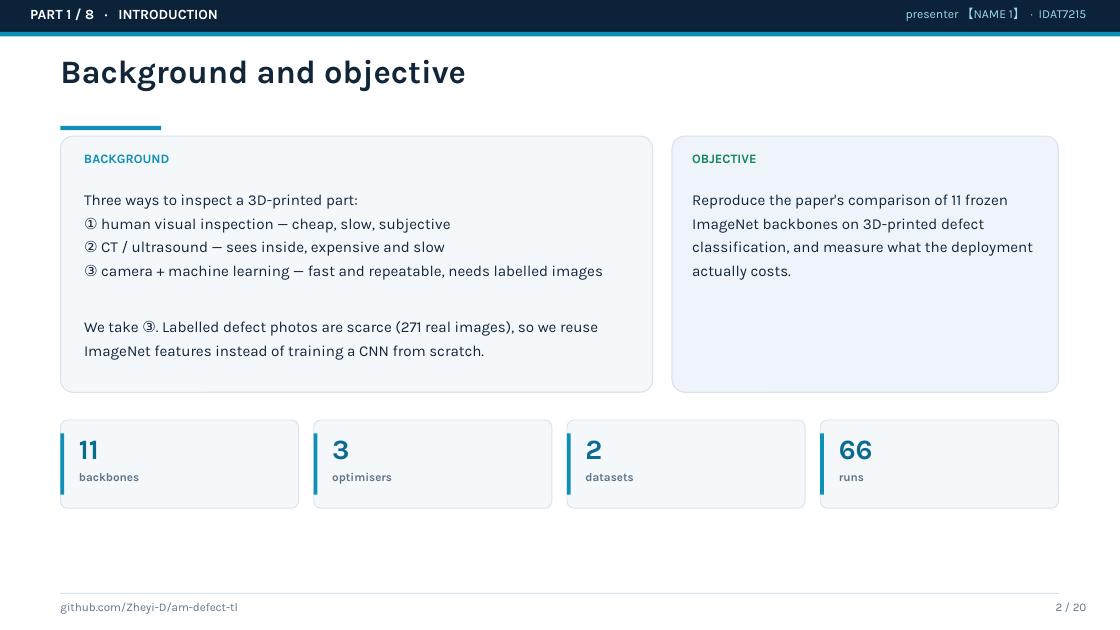
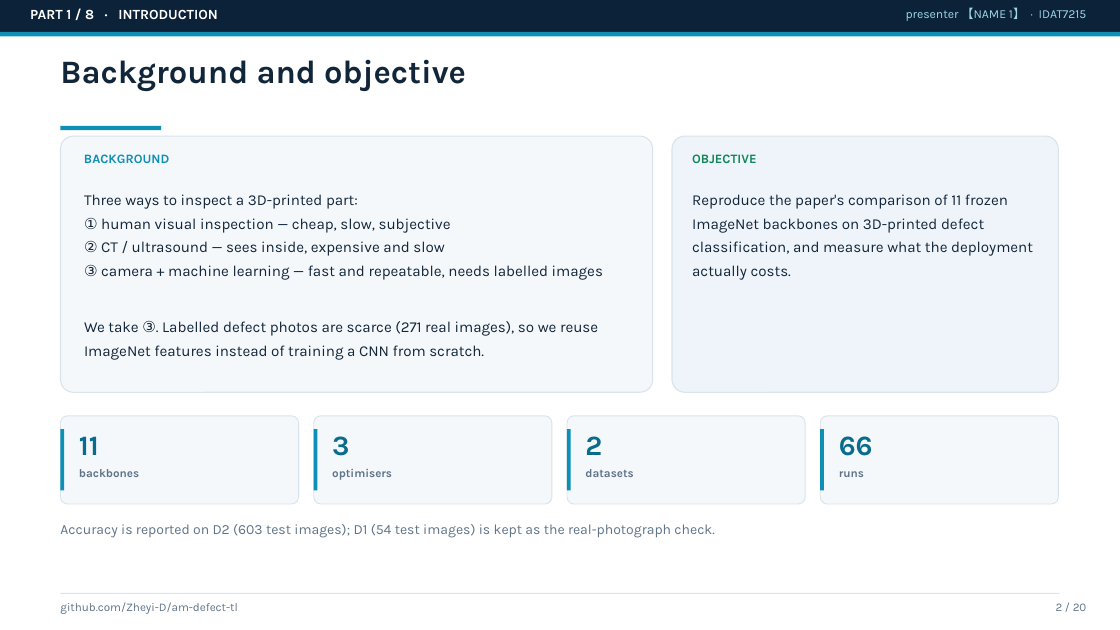
Before and after one commit to Zheyi-D/am-defect-tl, a slide deck: slide 2 of reports/slides_draft.pptx. Drawn at 1120x630 pixels with LibreOffice and Linux fonts; fonts in the diff are those of the drawing. Boxes give left, top, right and bottom in pixels: in the first picture for what was removed or moved away, otherwise in the second. Text is boxed around its words. In the diff, an @@ line names an element or a change of style, - is before the commit and + after.

```diff
--- a/reports/slides_draft.pptx
+++ b/reports/slides_draft.pptx
@@ 8 texts, 4 rounded rectangles, 4 rectangles: place and size @@
-8 texts, 4 rounded rectangles, 4 rectangles at (60,420,1059,508)
+8 texts, 4 rounded rectangles, 4 rectangles at (60,416,1059,504)
@@ text added at (60,524,714,538), 12 pt, text #5F7488 @@
+Accuracy is reported on D2 (603 test images); D1 (54 test images) is kept as the real-photograph check.
```
Also in this commit, not shown: 5 other slides changed, 2 other files.
